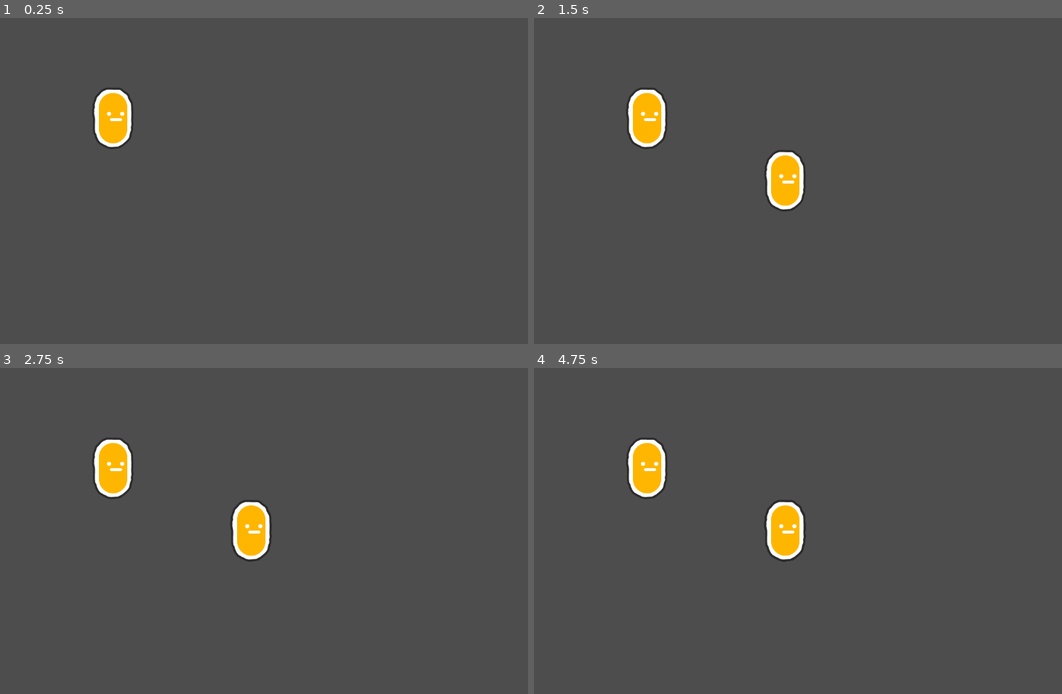
Above: before the commit, frames 1-4 (two rows, left to right).
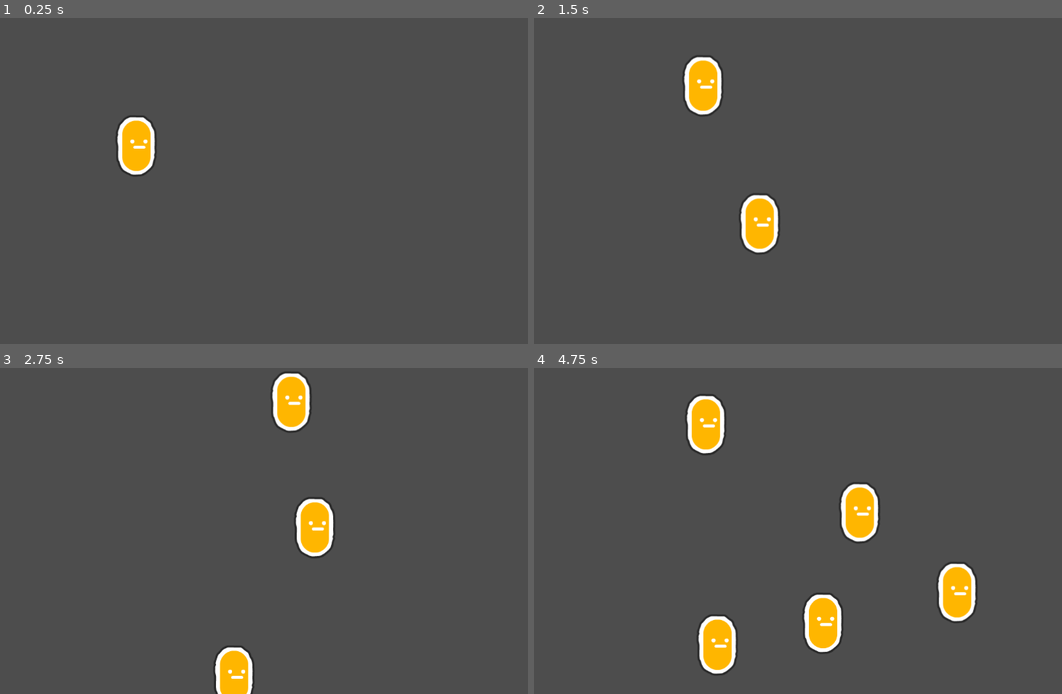
Above: after the commit, the same moments.

Repository: Simonoob/utilityAI001
Game: Godot game, scene res://scenes/mainScene.tscn
Two runs of this game, one before a commit and one after it. Both use one fixed random seed, a clock stepped at 60 frames per second and the inputs below.
Inputs:
- Up to frame 1 (0.25 s): no input
- Up to frame 2 (1.5 s): no input
- Up to frame 3 (2.75 s): no input
- Up to frame 4 (4.75 s): no input

The runs differ from the first frame. In frame 1, 2.2% of the frame differs, in the area x 17-30%, y 21-49%; in frame 2, 4.8%; in frame 3, 5.9%; in frame 4, 8.5%, in the area x 17-85%, y 8-95%.
Error before the commit: Trying to return an array of type "Array" where expected return type is "Array[Node]". (res://scripts/blackboard.gd:80)

Commit message:
fix(types): fix static typing

Diff:
--- a/scripts/basic_character.gd
+++ b/scripts/basic_character.gd
@@ -44,7 +44,7 @@
 
 
 func _physics_process(_delta:float)->void:
-	var resolved_actions:Array[Dictionary] = actions.map(compute_action_value)
+	var resolved_actions:Array = actions.map(compute_action_value)
 	resolved_actions.sort_custom(sort_descending)
 
 	resolved_actions[0].action_fn.call()
--- a/scripts/blackboard.gd
+++ b/scripts/blackboard.gd
@@ -73,7 +73,7 @@
 	#-----------	normalized_distance_from_closest_edge = distance_point_edge / distance_t_center_edge
 
 
-func get_all_children(in_node: Node, array := [])-> Array[Node]:
+func get_all_children(in_node: Node, array:Array[Node]= [])-> Array[Node]:
 	array.push_back(in_node)
 	for child in in_node.get_children():
 		array = get_all_children(child, array)
